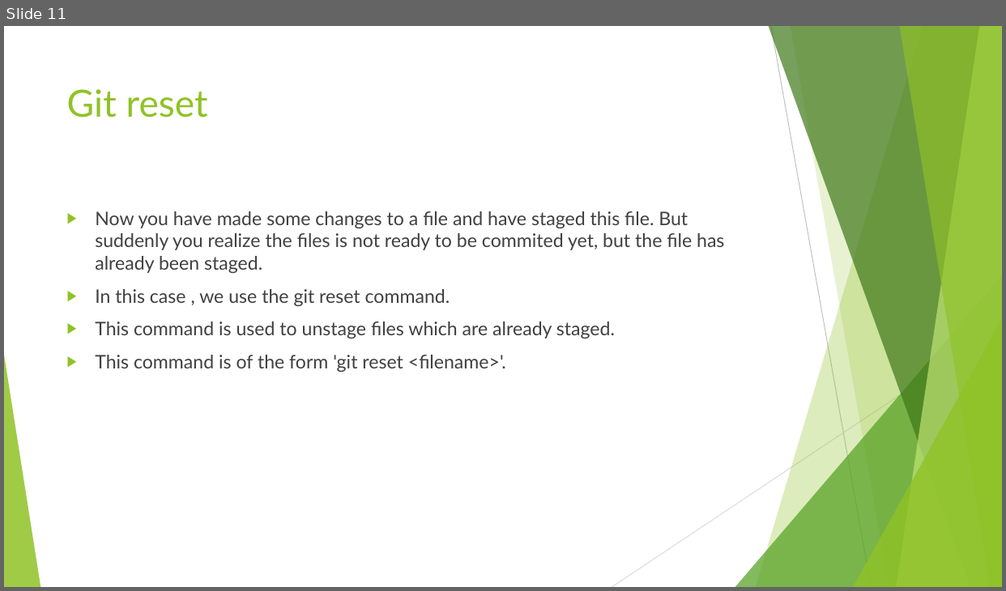
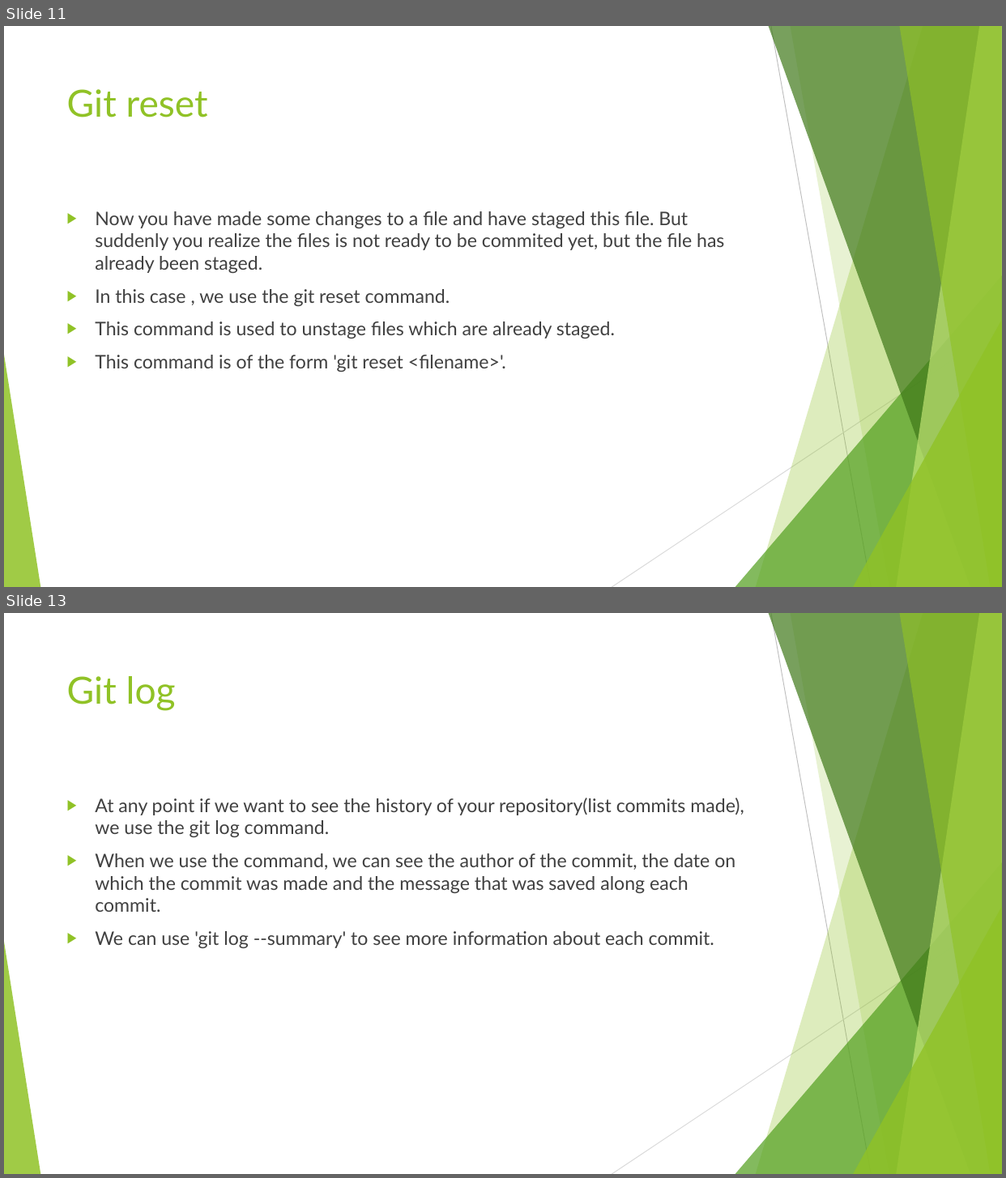
Before and after one commit to Gautam0401/My-Repo, a slide deck: GIT.pptx. Shown one above the other, each under a label of ours: slide 11 before the commit, slides 11 and 13 after it; the slides between them are not shown. The pictures are 1006x591 and 1006x1178 pixels, drawn with LibreOffice and Linux fonts; fonts in the diff are those of the drawing. Boxes give left, top, right and bottom in pixels: in the first picture for what was removed or moved away, otherwise in the second. Text is boxed around its words. In the diff, an @@ line names an element or a change of style, - is before the commit and + after.

```diff
--- a/GIT.pptx
+++ b/GIT.pptx
@@ slide 13 added at bbox=[4, 613, 1002, 1174], background #FFFFFF; not listed: 10 template elements that a slide beside it also shows @@
@@ title added at bbox=[67, 676, 176, 711], 36 pt, text #90C226 @@
+Git log
@@ text added at bbox=[95, 798, 744, 948], 18 pt, text #404040 @@
+▶ At any point if we want to see the history of your repository(list commits made), we use the git log command.
+▶ When we use the command, we can see the author of the commit, the date on which the commit was made and the message that was saved along each commit.
+▶ We can use 'git log --summary' to see more information about each commit.
```
Also in this commit, not shown: 9 other slides added.
